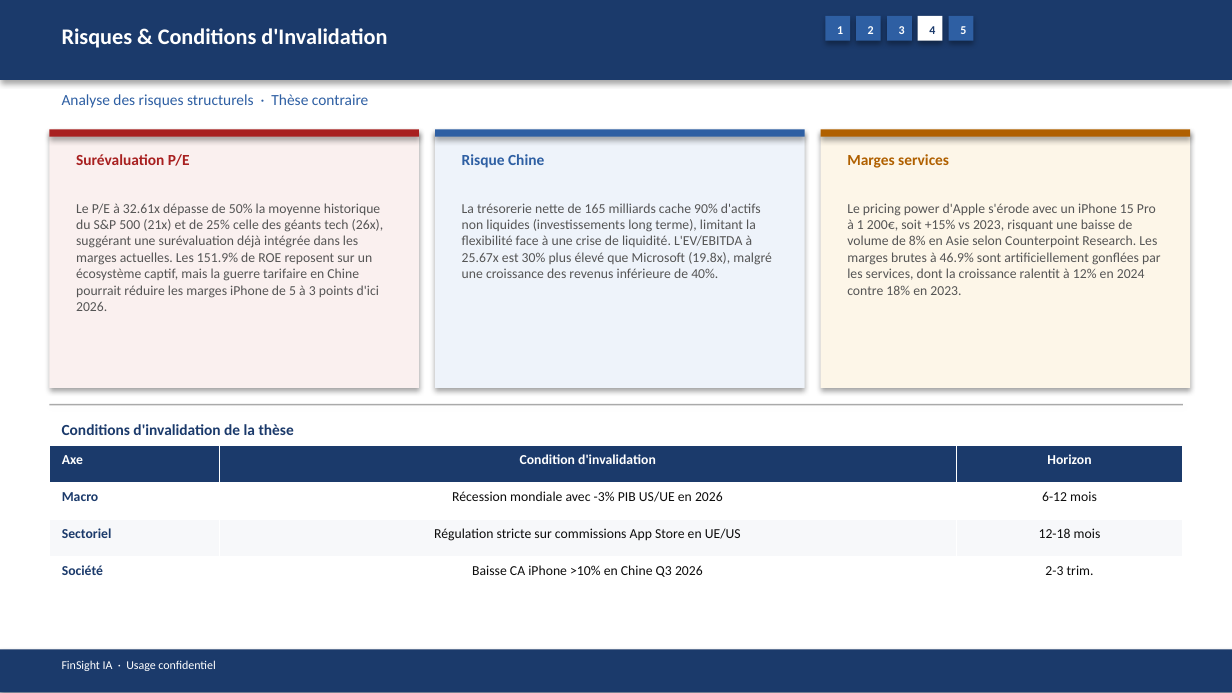
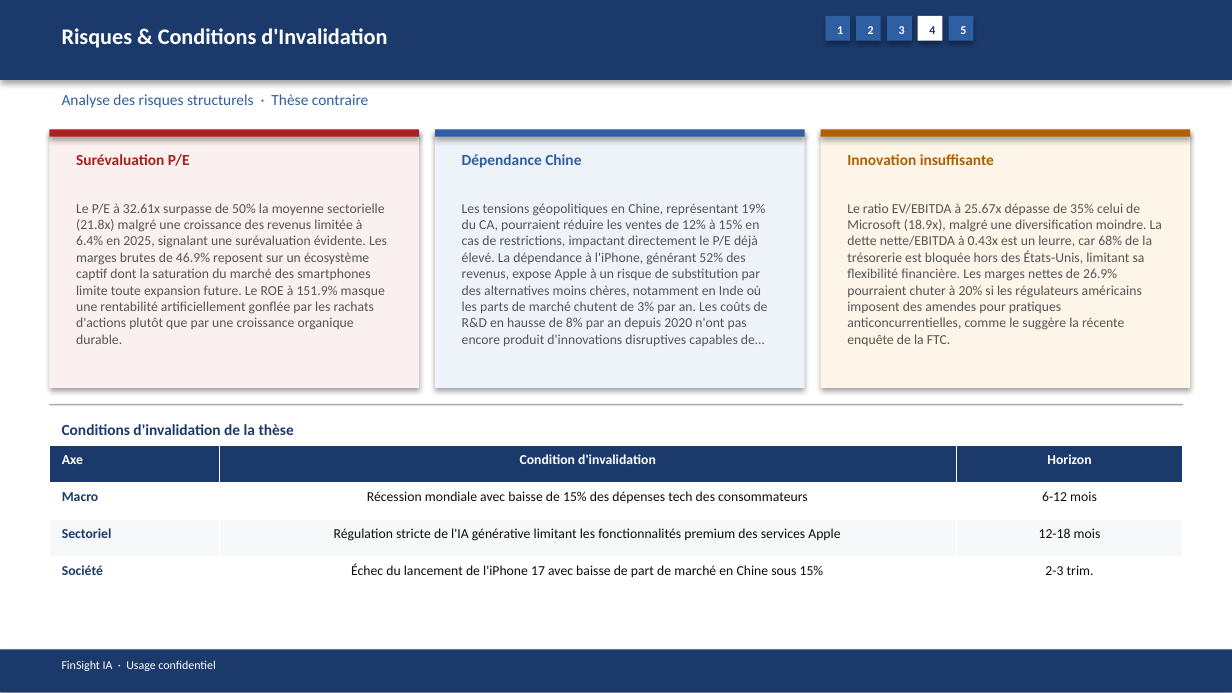
Before and after one commit to baptistejeh07-art/finsight-ia, a slide deck: slide 16 of preview/AAPL/AAPL_pitchbook.pptx. Drawn at 1232x693 pixels with LibreOffice and Linux fonts; fonts in the diff are those of the drawing. Boxes give left, top, right and bottom in pixels: in the first picture for what was removed or moved away, otherwise in the second. Text is boxed around its words. In the diff, an @@ line names an element or a change of style, - is before the commit and + after.

```diff
--- a/preview/AAPL/AAPL_pitchbook.pptx
+++ b/preview/AAPL/AAPL_pitchbook.pptx
@@ text at <box>462,154,581,168</box>: text changed @@
-Risque Chine
+Dépendance Chine
@@ text at <box>847,154,994,165</box>: text changed @@
-Marges services
+Innovation insuffisante
@@ text at <box>76,203,387,344</box>: text changed @@
-Le P/E à 32.61x dépasse de 50% la moyenne historique du S&P 500 (21x) et de 25% celle des géants tech (26x), suggérant une surévaluation déjà intégrée dans les marges actuelles. Les 151.9% de ROE reposent sur un écosystème captif, mais la guerre tarifaire en Chine pourrait réduire les marges iPhone de 5 à 3 points d'ici 2026.
+Le P/E à 32.61x surpasse de 50% la moyenne sectorielle (21.8x) malgré une croissance des revenus limitée à 6.4% en 2025, signalant une surévaluation évidente. Les marges brutes de 46.9% reposent sur un écosystème captif dont la saturation du marché des smartphones limite toute expansion future. Le ROE à 151.9% masque une rentabilité artificiellement gonflée par les rachats d'actions plutôt que par une croissance organique durable.
@@ text at <box>462,203,768,346</box>: text changed @@
-La trésorerie nette de 165 milliards cache 90% d'actifs non liquides (investissements long terme), limitant la flexibilité face à une crise de liquidité. L'EV/EBITDA à 25.67x est 30% plus élevé que Microsoft (19.8x), malgré une croissance des revenus inférieure de 40%.
+Les tensions géopolitiques en Chine, représentant 19% du CA, pourraient réduire les ventes de 12% à 15% en cas de restrictions, impactant directement le P/E déjà élevé. La dépendance à l'iPhone, générant 52% des revenus, expose Apple à un risque de substitution par des alternatives moins chères, notamment en Inde où les parts de marché chutent de 3% par an. Les coûts de R&D en hausse de 8% par an depuis 2020 n'ont pas encore produit d'innovations disruptives capables de…
@@ text at <box>847,203,1162,346</box>: text changed @@
-Le pricing power d'Apple s'érode avec un iPhone 15 Pro à 1 200€, soit +15% vs 2023, risquant une baisse de volume de 8% en Asie selon Counterpoint Research. Les marges brutes à 46.9% sont artificiellement gonflées par les services, dont la croissance ralentit à 12% en 2024 contre 18% en 2023.
+Le ratio EV/EBITDA à 25.67x dépasse de 35% celui de Microsoft (18.9x), malgré une diversification moindre. La dette nette/EBITDA à 0.43x est un leurre, car 68% de la trésorerie est bloquée hors des États-Unis, limitant sa flexibilité financière. Les marges nettes de 26.9% pourraient chuter à 20% si les régulateurs américains imposent des amendes pour pratiques anticoncurrentielles, comme le suggère la récente enquête de la FTC.
@@ table at <box>49,446,1183,594</box> @@
-row 2, column 2: Récession mondiale avec -3% PIB US/UE en 2026
+row 2, column 2: Récession mondiale avec baisse de 15% des dépenses tech des consommateurs
-row 3, column 2: Régulation stricte sur commissions App Store en UE/US
+row 3, column 2: Régulation stricte de l'IA générative limitant les fonctionnalités premium des services Apple
-row 4, column 2: Baisse CA iPhone >10% en Chine Q3 2026
+row 4, column 2: Échec du lancement de l'iPhone 17 avec baisse de part de marché en Chine sous 15%
```
Also in this commit, not shown: 13 other slides changed, 4 other files.
